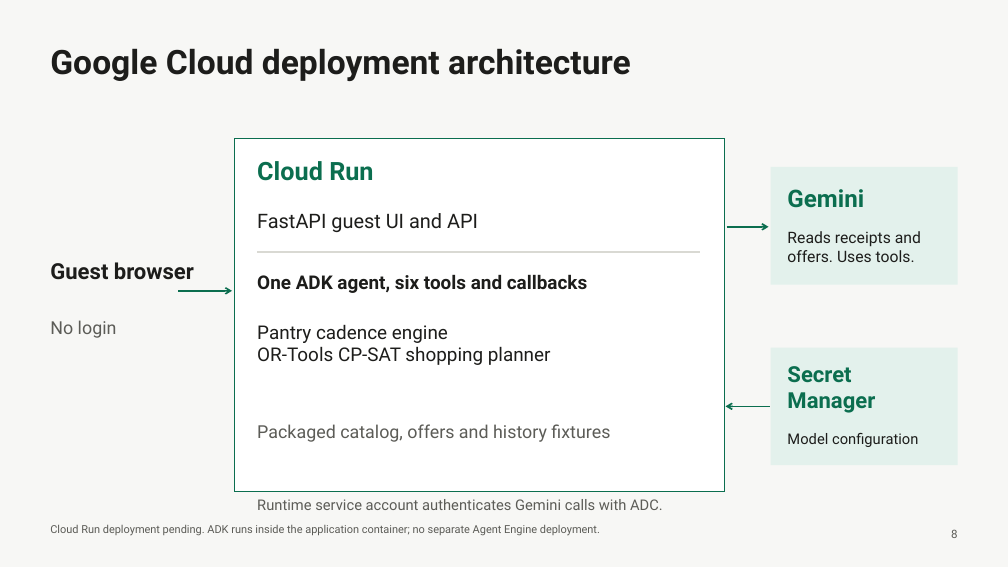
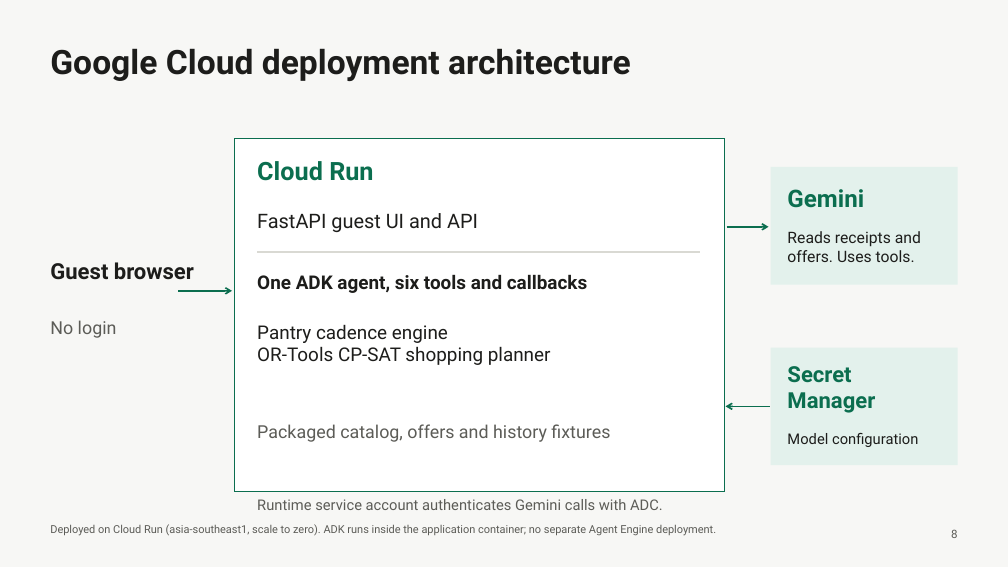
Before and after one commit to nyogendran/savvy-cart-ai, a slide deck: slide 8 of docs/submission/Savvy-Cart-AI-gTaprobane-Final.pptx. Drawn at 1008x567 pixels with LibreOffice and Linux fonts; fonts in the diff are those of the drawing. Boxes give left, top, right and bottom in pixels: in the first picture for what was removed or moved away, otherwise in the second. Text is boxed around its words. In the diff, an @@ line names an element or a change of style, - is before the commit and + after.

```diff
--- a/docs/submission/Savvy-Cart-AI-gTaprobane-Final.pptx
+++ b/docs/submission/Savvy-Cart-AI-gTaprobane-Final.pptx
@@ text at [50,524,716,536]: text changed @@
-Cloud Run deployment pending. ADK runs inside the application container; no separate Agent Engine deployment.
+Deployed on Cloud Run (asia-southeast1, scale to zero). ADK runs inside the application container; no separate Agent Engine deployment.
```
Also in this commit, not shown: 5 other slides changed, 1 other file.
